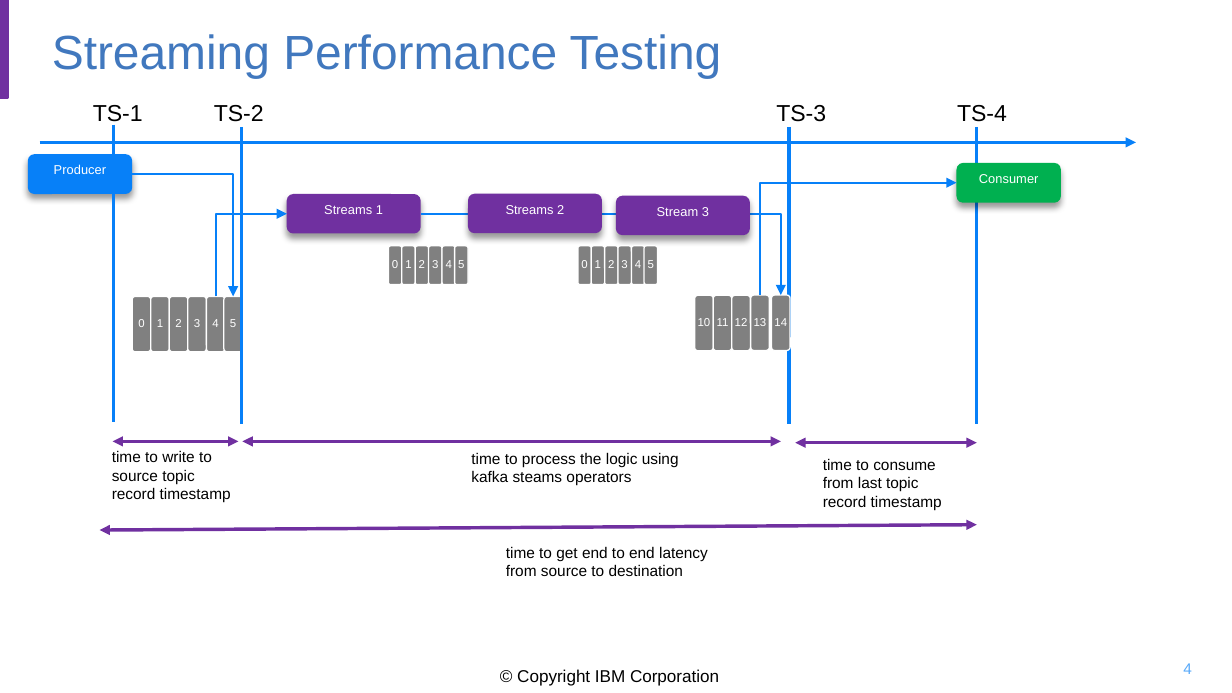
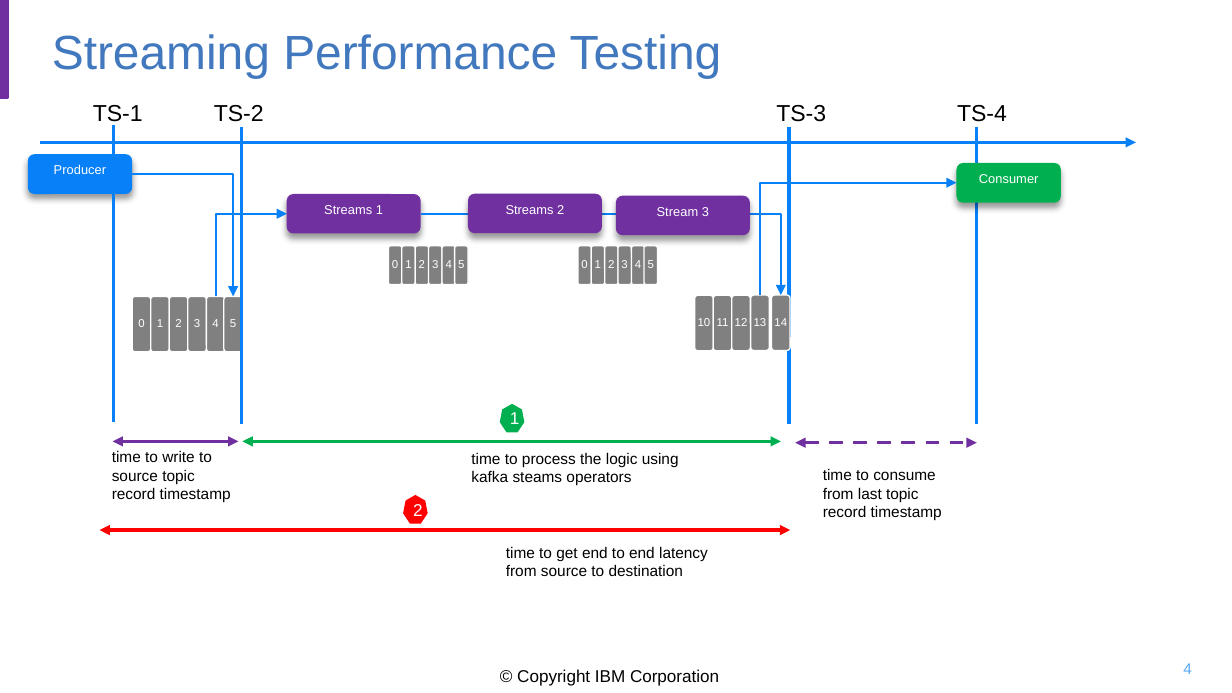
Before and after one commit to ibm-cloud-architecture/refarch-eda-tools, a slide deck: slide 4 of docs/diagrams.pptx. Drawn at 1232x693 pixels with LibreOffice and Linux fonts; fonts in the diff are those of the drawing; background and template pictures are left out. Boxes give left, top, right and bottom in pixels: in the first picture for what was removed or moved away, otherwise in the second. Text is boxed around its words. In the diff, an @@ line names an element or a change of style, - is before the commit and + after.

Commit message:
Improve explanation of consumer and timestamp

```diff
--- a/docs/diagrams.pptx
+++ b/docs/diagrams.pptx
@@ heptagon added at <box>500,404,525,432</box>, fill #00B050, 10 pt, text #FFFFFF @@
+1
@@ double arrow (243, 441) - (781, 441): stroke #7030A0 2 pt to #00B050 2 pt @@
@@ double arrow (796, 442) - (977, 442): stroke #7030A0 2 pt to #7030A0 2 pt dashed @@
@@ text "time to consume": place and size @@
-text "time to consume" at <box>823,458,942,510</box>
+text "time to consume" at <box>823,468,942,521</box>
@@ heptagon added at <box>403,495,428,524</box>, fill #FF0000, 10 pt, text #FFFFFF @@
+2
@@ double arrow moved from (100, 530) - (977, 525) to (100, 530) - (790, 530) @@
@@ double arrow (100, 530) - (790, 530): stroke #7030A0 2 pt to #FF0000 2 pt @@
```
Also in this commit, not shown: 1 other slide changed, 1 slide added, 4 other files.
